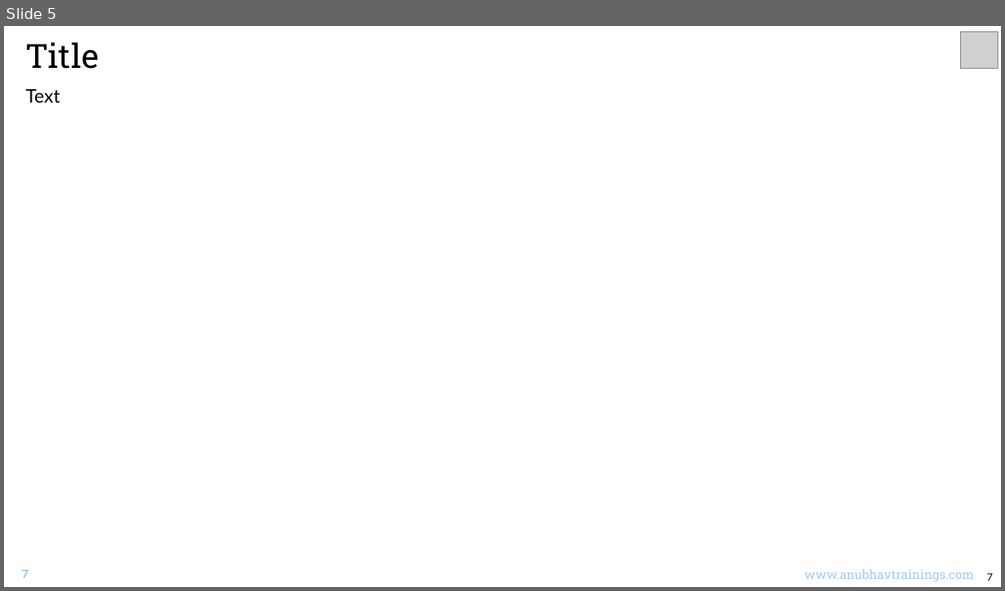
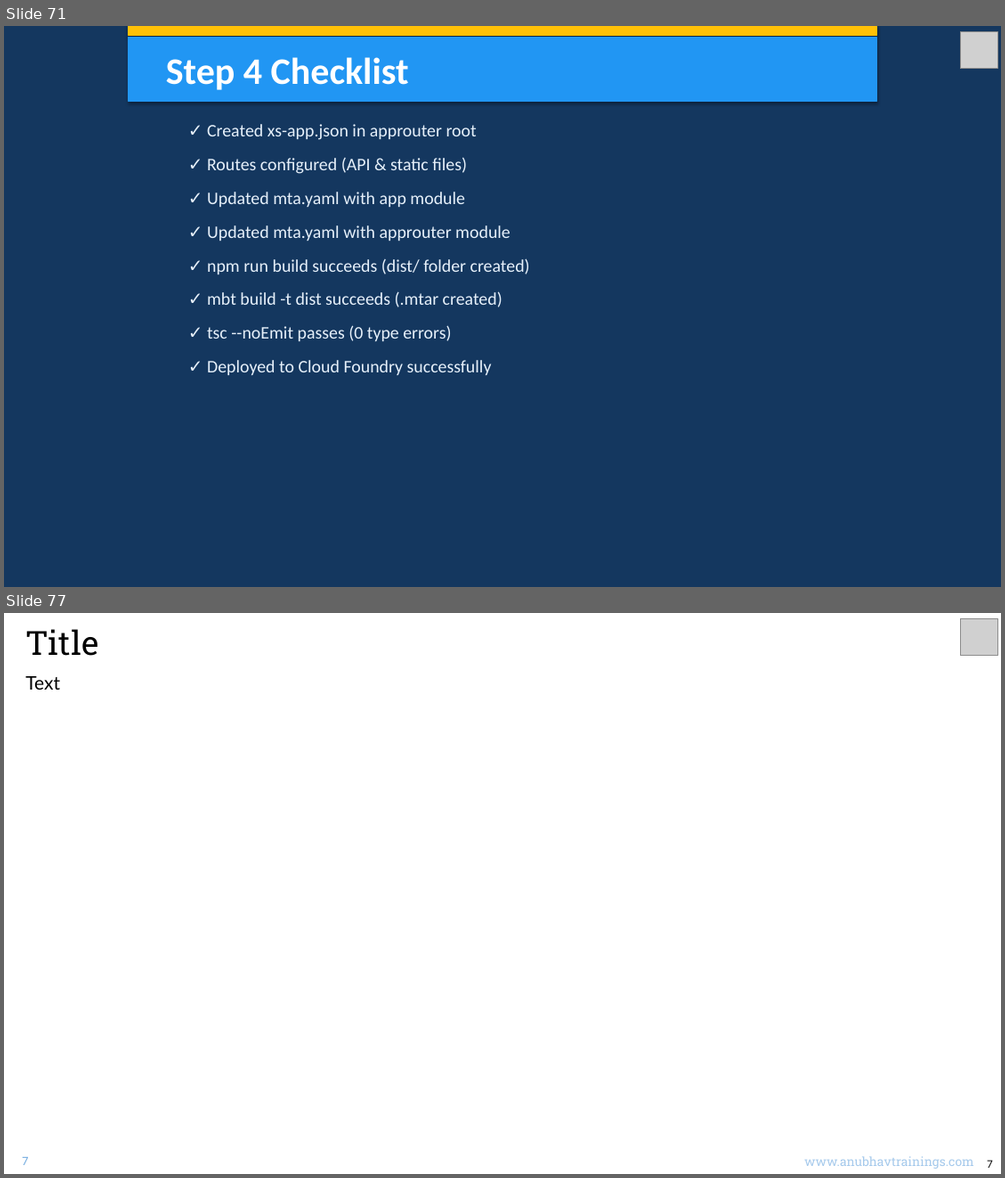
Before and after one commit to soyuztechnologies/typescript_training_capm, a slide deck: Day 3/DAY-3.pptx. Shown one above the other, each under a label of ours: slide 5 before the commit, slides 71 and 77 after it; the slides between them are not shown. The pictures are 1005x591 and 1005x1178 pixels, drawn with LibreOffice and Linux fonts; fonts in the diff are those of the drawing; grey boxes stand for pictures. Boxes give left, top, right and bottom in pixels: in the first picture for what was removed or moved away, otherwise in the second. Text is boxed around its words. In the diff, an @@ line names an element or a change of style, - is before the commit and + after.

```diff
--- a/Day 3/DAY-3.pptx
+++ b/Day 3/DAY-3.pptx
@@ slide 71 added at box(4, 26, 1001, 587), background #14375F @@
@@ rectangle added at box(128, 26, 876, 35), fill #FFC107, outline #FFC107 0.75 pt @@
@@ rectangle added at box(128, 38, 876, 101), fill #2196F3, outline #2196F3 0.75 pt, 36 pt, text #FFFFFF, bold @@
+Step 4 Checklist
@@ picture added at box(960, 32, 997, 69) @@
@@ text added at box(207, 124, 530, 375), 17 pt, text #E6F0FA @@
+✓ Created xs-app.json in approuter root
+✓ Routes configured (API & static files)
+✓ Updated mta.yaml with app module
+✓ Updated mta.yaml with approuter module
+✓ npm run build succeeds (dist/ folder created)
+✓ mbt build -t dist succeeds (.mtar created)
+✓ tsc --noEmit passes (0 type errors)
+✓ Deployed to Cloud Foundry successfully
@@ what was slide 5 is now slide 77 @@
```
Also in this commit, not shown: 1 slide changed, 71 other slides added, 4 slides removed, 2 other files.
